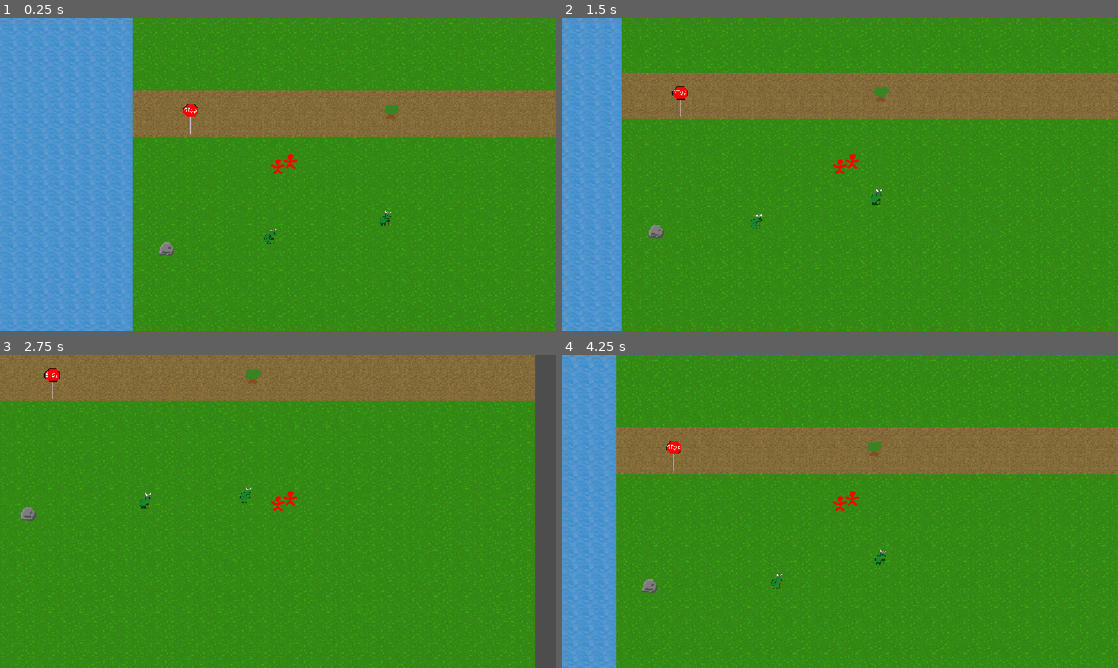
Above: before the commit, frames 1-4 (two rows, left to right).
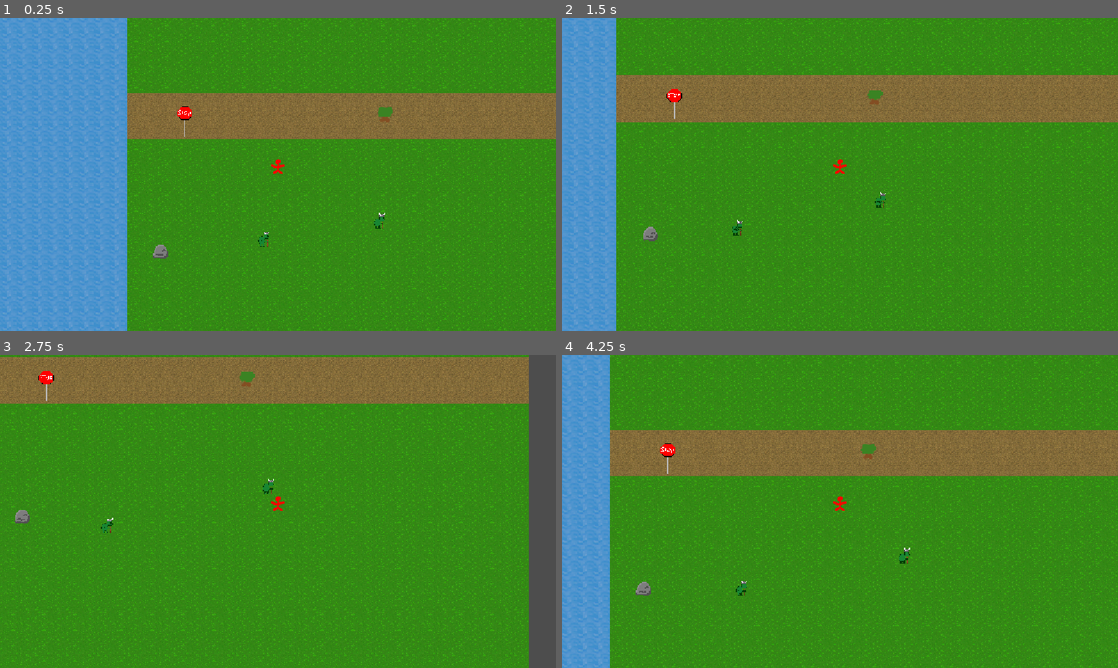
Above: after the commit, the same moments.

Repository: Drewpicus/2dPractice
Game: Godot game, scene res://Scenes/main.tscn
Same seed, same stepped clock (60 frames per second), same inputs: the game is played once before the commit and once after it. This scene is started directly instead of the project's main scene.
Inputs (mouse positions are in pixels of both pictures, inside the frame that each line leads up to):
- Up to frame 1 (0.25 s): no input
- Up to frame 2 (1.5 s): move the mouse to (962, 158) at 0.52 s; hold D (move_right) 0.53-1.28 s; click (962, 158) at 0.6 s; move the mouse to (728, 190) at 1.27 s; hold S (move_down) from 1.28 s (still down); tap T (quick_inspect) at 1.35 s
- Up to frame 3 (2.75 s): move the mouse to (333, 442) at 2.02 s; release S (move_down) at 2.03 s; hold D (move_right) from 2.03 s (still down); hold E (test) from 2.03 s (still down)
- Up to frame 4 (4.25 s): move the mouse to (812, 574) at 2.77 s; release D (move_right) at 2.78 s; release E (test) at 2.78 s; hold W (move_up) 2.78-3.53 s; tap Mouse wheel up (zoom_in) at 2.85 s; move the mouse to (1006, 558) at 3.52 s; hold A (move_left) from 3.53 s (still down); tap Mouse wheel down (zoom_out) at 3.6 s

The runs differ from the first frame. In frame 1, 14% of the frame differs, in the area x 0-100%, y 0-100%; in frame 2, 14%; in frame 3, 14%; in frame 4, 14%.

Commit message:
fixed some things

Diff:
--- a/Scripts/Interactions/be_interaction.gd
+++ b/Scripts/Interactions/be_interaction.gd
@@ -18,5 +18,9 @@
 	return true
 
 func perform(_interactor: Entity, _target: Entity) -> void:
-	_interactor.remove_component("base:player_controller")
-	_target.add_component("base:player_controller")
+	var world = GameWorld.find_world(_interactor) as GameWorld
+
+	if not world:
+		return
+
+	world.transfer_player_controller(_interactor, _target)
--- a/Scripts/game_world.gd
+++ b/Scripts/game_world.gd
@@ -59,39 +59,30 @@
 
 	return entity_spawner.spawn(spawn_data) as Entity
 
-func spawn_controlled_entity(entity_id: StringName, entity_position: Vector2, controller_peer_id: int) -> Entity:
-	if controller_peer_id <= 0:
-		push_error("Controller peer ID must be greater than 0.")
-		return null
-
-	var definition := DefinitionRegistry.get_entity(entity_id)
-
-	if not definition:
-		push_error("No EntityDefinition registered for: %s" % entity_id)
-		return null
-
-	if not MultiplayerManager.session_active:
-		var entity := EntityFactory.spawn(definition, entity_position, entities)
-
-		if entity:
-			_set_entity_controller(entity, controller_peer_id)
-
-		return entity
-
-	if not multiplayer.is_server():
-		push_error("Client attempted to spawn controlled Entity, like a dummy: %s" % entity_id)
-		return null
-
-	var instance_id := RuntimeObjectRegistry.generate_unique_id()
-
-	var spawn_data := {
-		"entity_id": String(entity_id),
-		"instance_id": instance_id,
-		"position": entity_position,
-		"controller_peer_id": controller_peer_id
-	}
-
-	return entity_spawner.spawn(spawn_data) as Entity
+func transfer_player_controller(from_entity: Entity, to_entity: Entity) -> bool:
+	if not from_entity or not to_entity:
+		return false
+
+	var controller := from_entity.get_component(&"base:player_controller") as PlayerControllerComponent
+
+	if not controller:
+		return false
+
+	if to_entity.has_component(&"base:player_controller"):
+		return false
+
+	var peer_id := controller.controller_peer_id
+
+	from_entity.remove_component(&"base:player_controller")
+
+	var new_controller := to_entity.add_component(&"base:player_controller") as PlayerControllerComponent
+
+	if not new_controller:
+		return false
+
+	new_controller.set_controller_peer(peer_id)
+
+	return true
 
 func remove_entity(entity: Entity) -> void:
 	if not entity:
--- a/main.gd
+++ b/main.gd
@@ -28,7 +28,8 @@
 
 func _spawn_players() -> void:
 	if not MultiplayerManager.session_active:
-		game_world.spawn_controlled_entity(&"base:player",Vector2.ZERO, 1)
+		game_world.spawn_entity(&"base:player",Vector2.ZERO)
+		return
 
 	#vvv MULTIPLAYER BEHAVIOR vvv
 
@@ -42,7 +43,7 @@
 	for i in range(peer_ids.size()):
 		var peer_id := peer_ids[i]
 
-		game_world.spawn_controlled_entity(&"base:player", Vector2(i * 32.0, 0.0), peer_id)
+		game_world.spawn_entity(&"base:player", Vector2(i * 32.0, 0.0))
 
 func _unhandled_input(event: InputEvent) -> void:
 	if event.is_action_pressed("save_world"):
